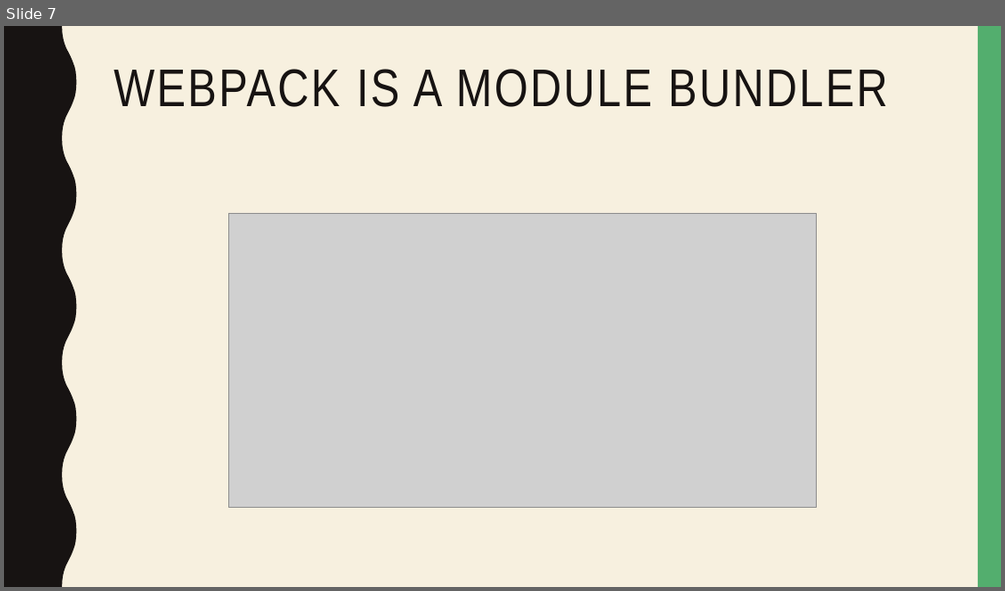
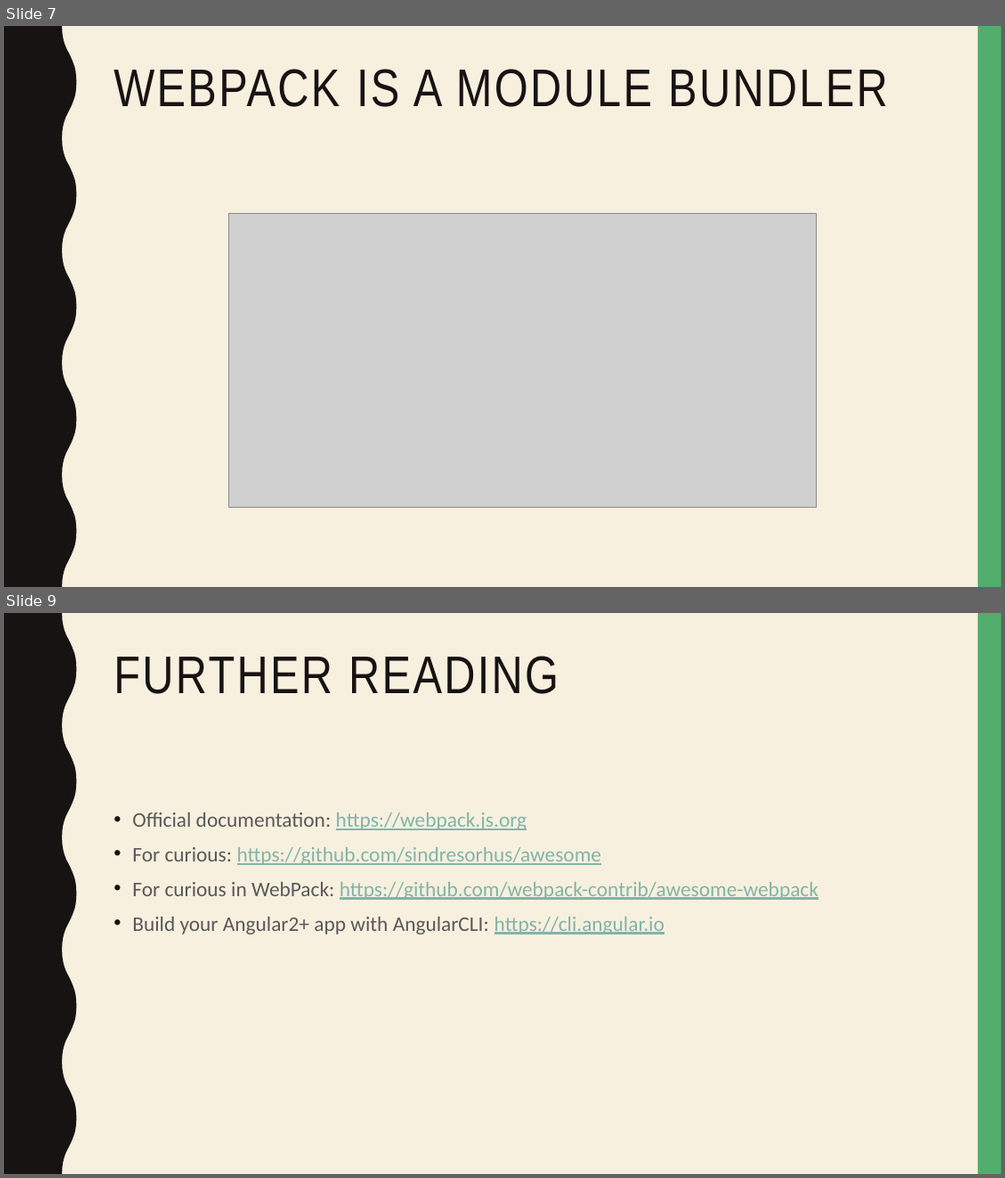
Before and after one commit to Mishurin/frontend-examples, a slide deck: webpack/WebPack.pptx. Shown one above the other, each under a label of ours: slide 7 before the commit, slides 7 and 9 after it; the slides between them are not shown. The pictures are 1005x591 and 1005x1178 pixels, drawn with LibreOffice and Linux fonts; fonts in the diff are those of the drawing; grey boxes stand for pictures. Boxes give left, top, right and bottom in pixels: in the first picture for what was removed or moved away, otherwise in the second. Text is boxed around its words. In the diff, an @@ line names an element or a change of style, - is before the commit and + after.

Commit message:
Added jspm and missing dependencies. Added angular 1 demo.

```diff
--- a/webpack/WebPack.pptx
+++ b/webpack/WebPack.pptx
@@ slide 9 added at (4, 613, 1001, 1174), background #F7F0DF; not listed: 2 template elements that a slide beside it also shows @@
@@ title added at (113, 656, 558, 694), 51 pt, text #171312 @@
+FURTHER READING
@@ text added at (132, 812, 818, 934), 20 pt, text #81B5A8, underline @@
+• Official documentation: https://webpack.js.org
+• For curious: https://github.com/sindresorhus/awesome
+• For curious in WebPack: https://github.com/webpack-contrib/awesome-webpack
+• Build your Angular2+ app with AngularCLI: https://cli.angular.io
```
Also in this commit, not shown: 3 other slides added, 6 other files.
